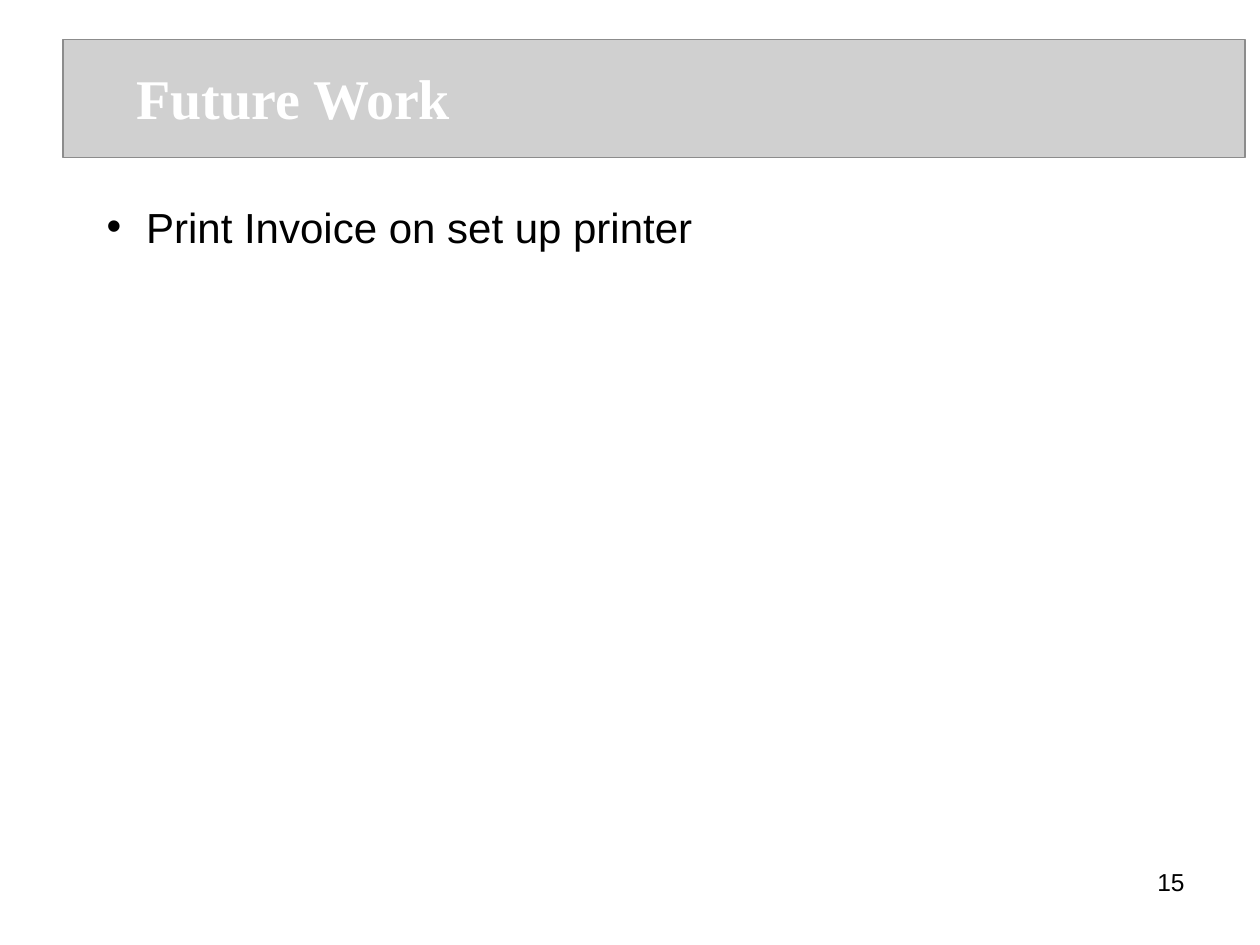
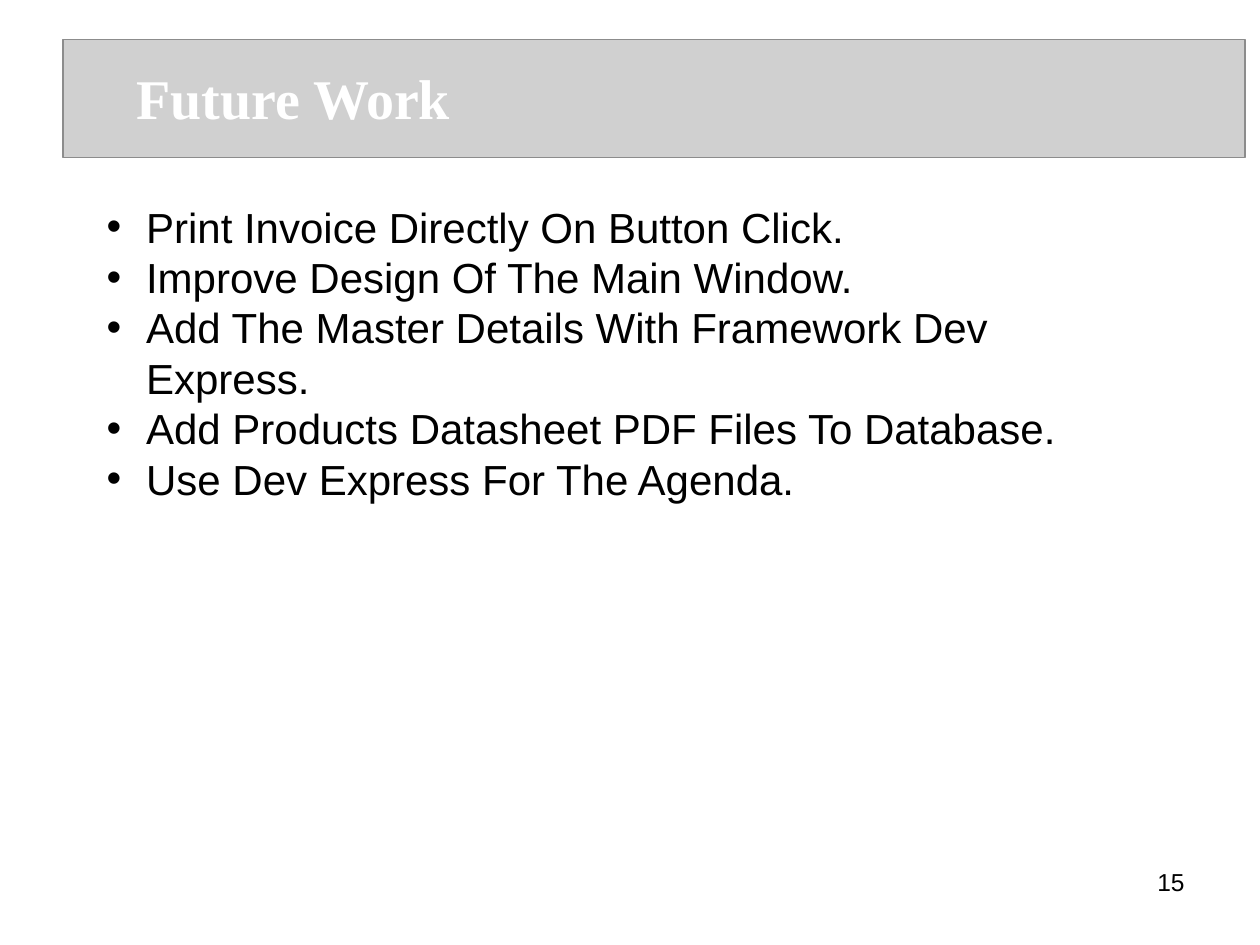
Before and after one commit to MhiraHANA/ipd10-dotnet-project-sales-management, a slide deck: slide 15 of SMS.ppt. Drawn at 1260x945 pixels with LibreOffice and Linux fonts; fonts in the diff are those of the drawing; grey boxes stand for pictures. Boxes give left, top, right and bottom in pixels: in the first picture for what was removed or moved away, otherwise in the second. Text is boxed around its words. In the diff, an @@ line names an element or a change of style, - is before the commit and + after.

```diff
--- a/SMS.ppt
+++ b/SMS.ppt
@@ text removed at (146,212,692,251) @@
-• Print Invoice on set up printer
@@ text added at (146,212,1055,503), 24 pt, text #000000 @@
+• Print Invoice Directly On Button Click.
+• Improve Design Of The Main Window.
+• Add The Master Details With Framework Dev Express.
+• Add Products Datasheet PDF Files To Database.
+• Use Dev Express For The Agenda.
```
Also in this commit, not shown: 6 other slides changed, 1 slide added, 1 slide removed, 4 other files.
